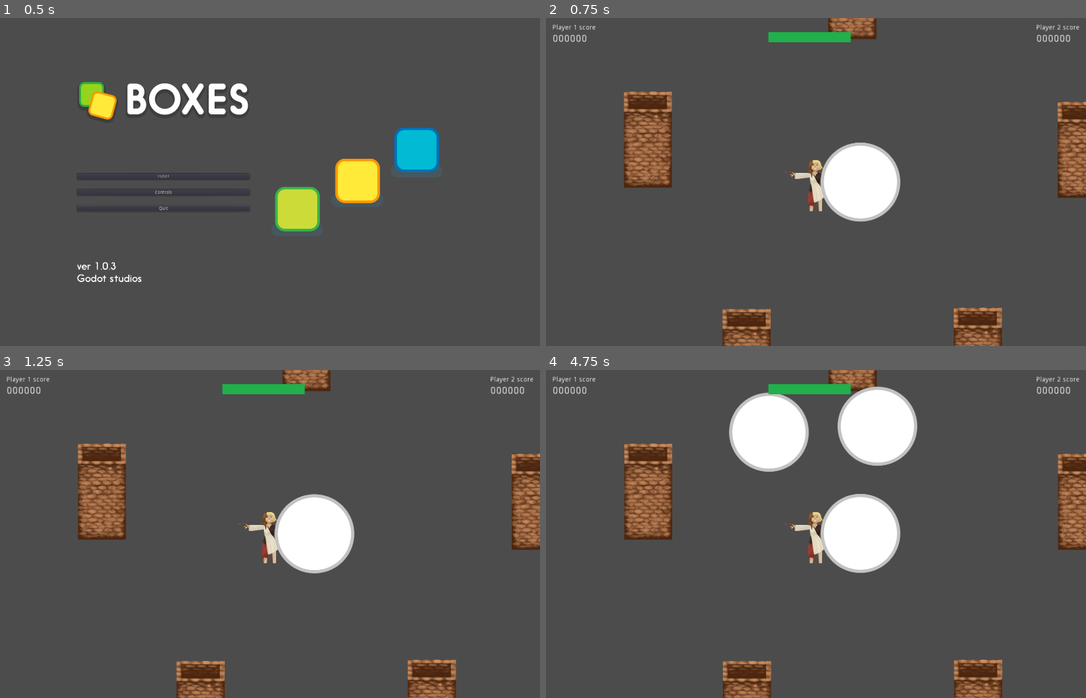
Above: before the commit, frames 1-4 (two rows, left to right).
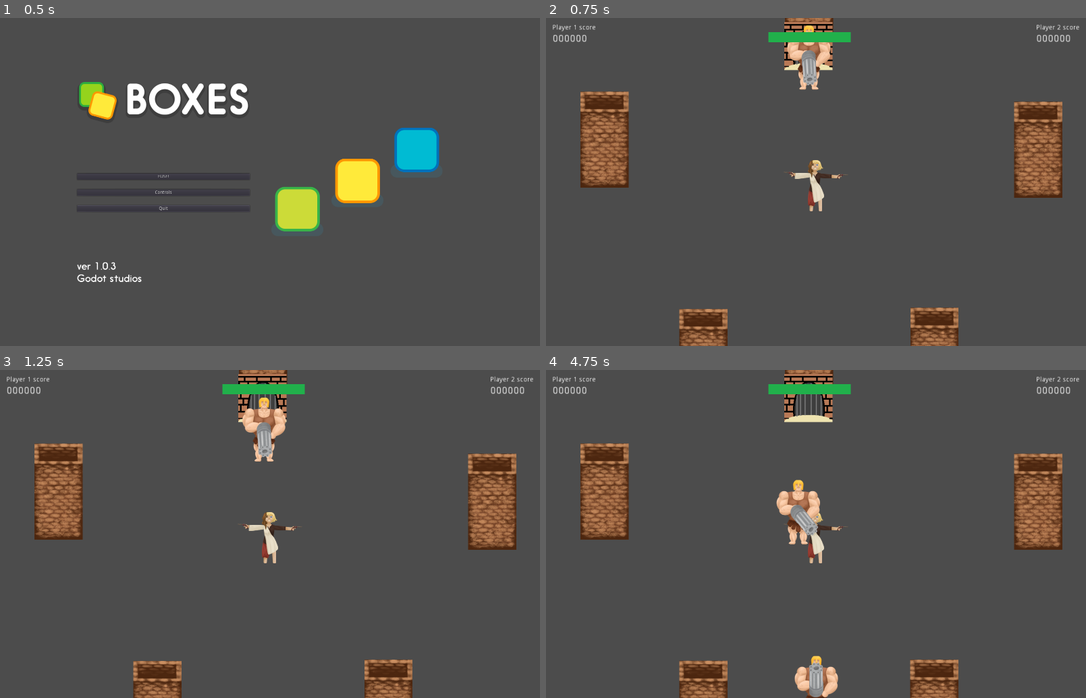
Above: after the commit, the same moments.

Repository: xenoexplorator/Ymir
Game: Godot game, scene res://Root.tscn
The game is run twice, just before and just after one commit, with the same random seed, the same clock (stepped at 60 frames per second) and the same inputs.
Inputs:
- Up to frame 1 (0.5 s): no input
- Up to frame 2 (0.75 s): click "FUSE!" at 0.5 s
- Up to frame 3 (1.25 s): no input
- Up to frame 4 (4.75 s): no input

Frame 1 is identical in both runs. In frame 2, 17% of the frame differs, in the area x 6-100%, y 0-100%; in frame 3, 17%; in frame 4, 24%.

Commit message:
music and stuff

Diff:
--- a/Scenes/Arena.tscn
+++ b/Scenes/Arena.tscn
@@ -9,6 +9,7 @@
 [ext_resource path="res://Sprites/barre rouge.png" type="Texture" id=7]
 [ext_resource path="res://Sprites/barre verte.png" type="Texture" id=8]
 [ext_resource path="res://Scripts/HPDisplay.gd" type="Script" id=9]
+[ext_resource path="res://Sounds/Bass-and-choir-free-background-music.wav" type="AudioStream" id=10]
 
 [node name="Arena" type="Node" index="0"]
 
@@ -76,24 +77,25 @@
 
 [node name="EnemySpawner" parent="." index="3" instance=ExtResource( 5 )]
 
+position = Vector2( -23.3826, -424.227 )
 MaxSpawnTime = 2000
 MinSpawnTime = 600
 
 [node name="EnemySpawner2" parent="." index="4" instance=ExtResource( 5 )]
 
-position = Vector2( 1452.4, -837.808 )
+position = Vector2( 1452.4, 7.30579 )
 MaxSpawnTime = 2000
 MinSpawnTime = 600
 
 [node name="EnemySpawner3" parent="." index="5" instance=ExtResource( 5 )]
 
-position = Vector2( -506.545, -837.808 )
+position = Vector2( -1495.29, 0.625061 )
 MaxSpawnTime = 2000
 MinSpawnTime = 600
 
 [node name="EnemySpawner4" parent="." index="6" instance=ExtResource( 5 )]
 
-position = Vector2( 309.68, -840.529 )
+position = Vector2( 2.36591, 1003.36 )
 MaxSpawnTime = 2000
 MinSpawnTime = 600
 
@@ -213,4 +215,13 @@
 script = ExtResource( 9 )
 _sections_unfolded = [ "Offset", "Transform" ]
 
+[node name="AudioStreamPlayer" type="AudioStreamPlayer" parent="." index="8"]
+
+stream = ExtResource( 10 )
+volume_db = 0.0
+pitch_scale = 1.0
+autoplay = true
+mix_target = 0
+bus = "Master"
+
 [connection signal="player_damage" from="Player" to="CanvasLayer/HPUnderBar/HPOverBar" method="_on_Player_player_damage"]
--- a/Scenes/Opponent.gd
+++ b/Scenes/Opponent.gd
@@ -26,8 +26,6 @@
 
 func _takeDamage(damage, player_index):
 	hitPoints -= damage
-	print("HP:",hitPoints)
-	print("damage:",damage)
 	if hitPoints < 0:
 		emit_signal("enemy_death", player_index, points)
 		points = 0
@@ -55,6 +53,7 @@
 		currentTicksBetweenAttacks -= deltaTicks
 
 func _move_towards_player():
+	get_node("Gun").rotation = (atan2(-dir.x, dir.y))-(PI/2)
 	move_and_slide(dir * speed)
 
 func _process(delta):
--- a/Scenes/Opponent.tscn
+++ b/Scenes/Opponent.tscn
@@ -1,21 +1,23 @@
-[gd_scene load_steps=5 format=2]
+[gd_scene load_steps=6 format=2]
 
 [ext_resource path="res://Scenes/Opponent.gd" type="Script" id=1]
-[ext_resource path="res://Sprites/Circle.png" type="Texture" id=2]
+[ext_resource path="res://ArtAssets/Ennemy#1.png" type="Texture" id=2]
 [ext_resource path="res://Sounds/40_smith_wesson_single-mike-koenig.wav" type="AudioStream" id=3]
+[ext_resource path="res://ArtAssets/Ennemy_Gun.png" type="Texture" id=4]
 
-[sub_resource type="CircleShape2D" id=1]
+[sub_resource type="CapsuleShape2D" id=1]
 
 custom_solver_bias = 0.0
-radius = 125.721
+radius = 39.2539
+height = 95.084
 
-[node name="Opponent" type="Node"]
+[node name="Opponent" type="Node" index="0"]
 
 [node name="Body" type="KinematicBody2D" parent="." index="0"]
 
 input_pickable = false
 collision_layer = 2
-collision_mask = 1
+collision_mask = 11
 collision/safe_margin = 0.08
 script = ExtResource( 1 )
 _sections_unfolded = [ "Collision", "Transform" ]
@@ -42,3 +44,11 @@
 autoplay = false
 mix_target = 0
 bus = "Enemy"
+
+[node name="Gun" type="Sprite" parent="Body" index="3"]
+
+position = Vector2( -0.459229, 3.39334 )
+rotation = -0.00284052
+texture = ExtResource( 4 )
+offset = Vector2( -28.031, -0.110405 )
+_sections_unfolded = [ "Transform" ]
--- a/default_bus_layout.tres
+++ b/default_bus_layout.tres
@@ -12,7 +12,7 @@
 bus/1/solo = false
 bus/1/mute = false
 bus/1/bypass_fx = false
-bus/1/volume_db = -80.0
+bus/1/volume_db = -21.5
 bus/1/send = "Master"
 bus/2/name = "Enemy"
 bus/2/solo = false
Not shown: 1 places in Scenes/Arena.tscn that only renumber resources
Not shown, added: Sounds/Bass-and-choir-free-background-music.wav.import
Not shown, added: Sounds/Bass-and-choir-free-background-music.wav
